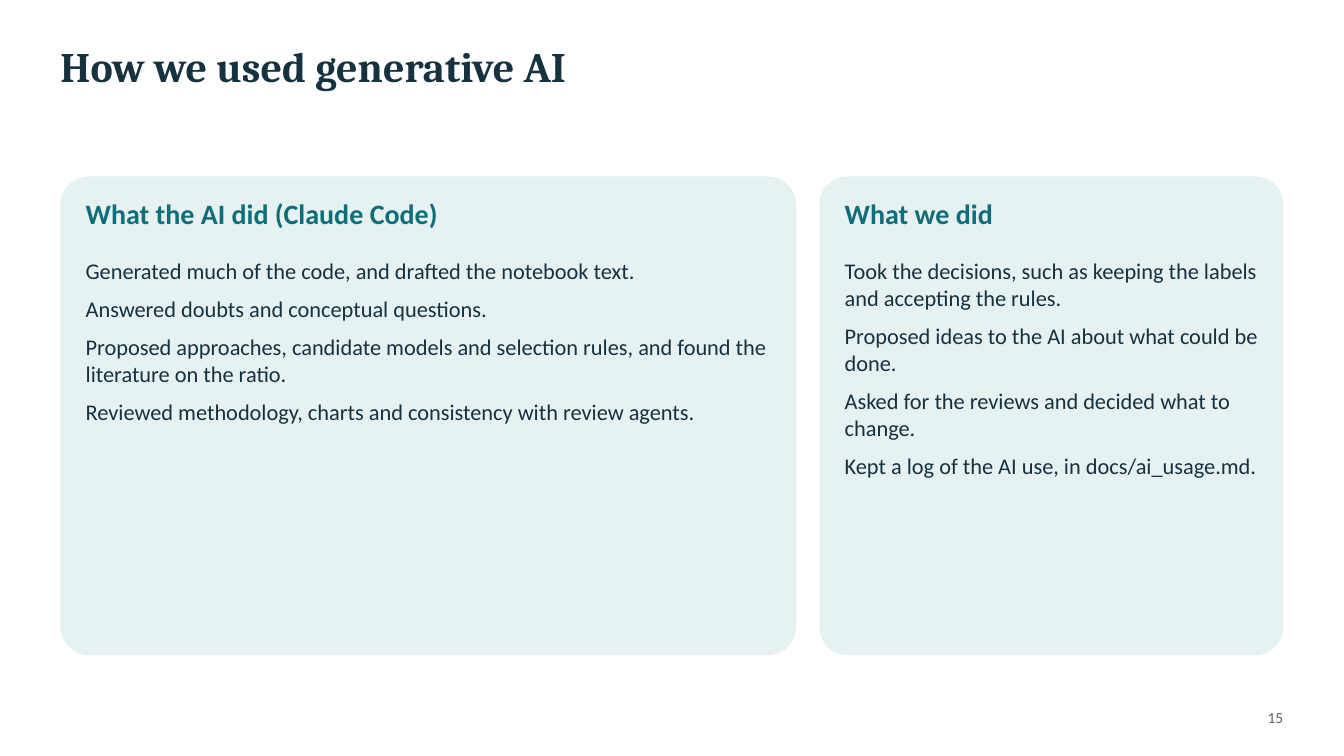
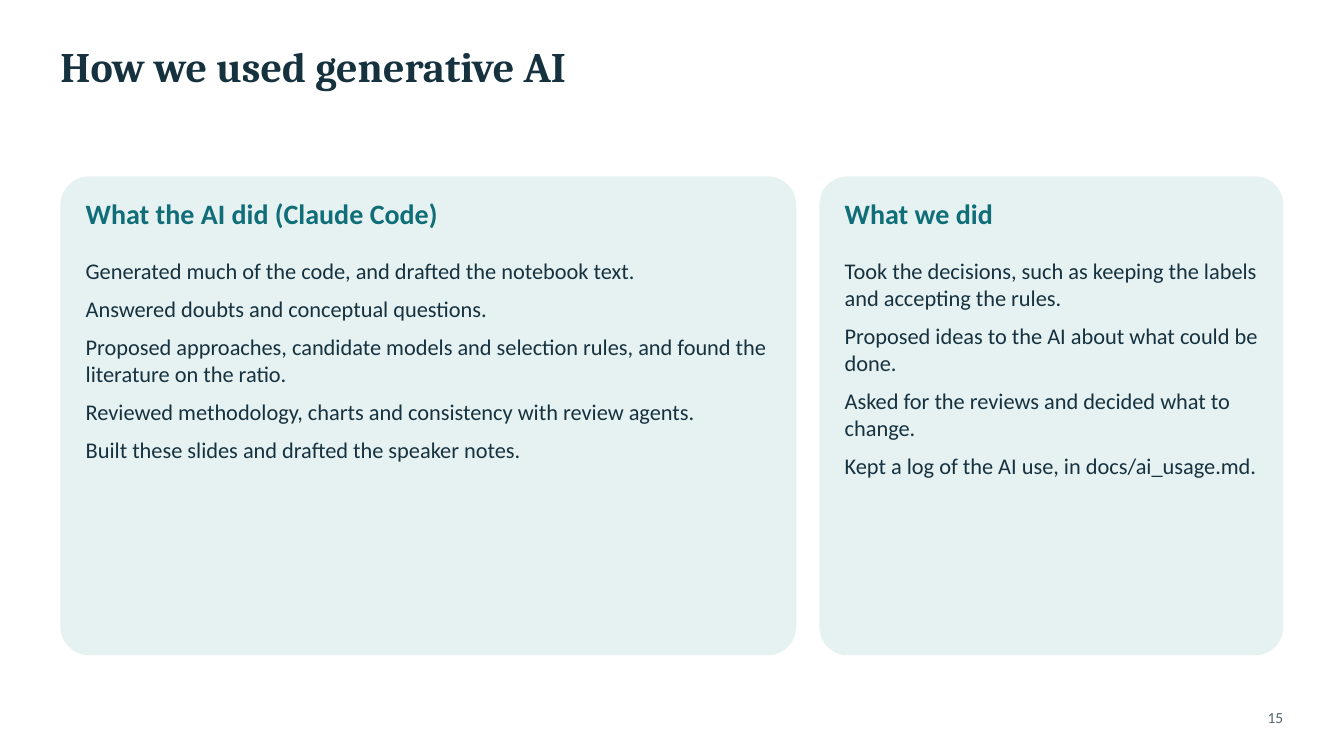
Before and after one commit to tomas20oriol-jpg/miopia-ml-project, a slide deck: slide 15 of slides/myopia_presentation.pptx. Drawn at 1344x756 pixels with LibreOffice and Linux fonts; fonts in the diff are those of the drawing. Boxes give left, top, right and bottom in pixels: in the first picture for what was removed or moved away, otherwise in the second. Text is boxed around its words. In the diff, an @@ line names an element or a change of style, - is before the commit and + after.

```diff
--- a/slides/myopia_presentation.pptx
+++ b/slides/myopia_presentation.pptx
@@ text at (x1=86, y1=442, x2=520, y2=462): paragraph added @@
+Built these slides and drafted the speaker notes.
```
Also in this commit, not shown: 3 other slides changed, 2 other files.
